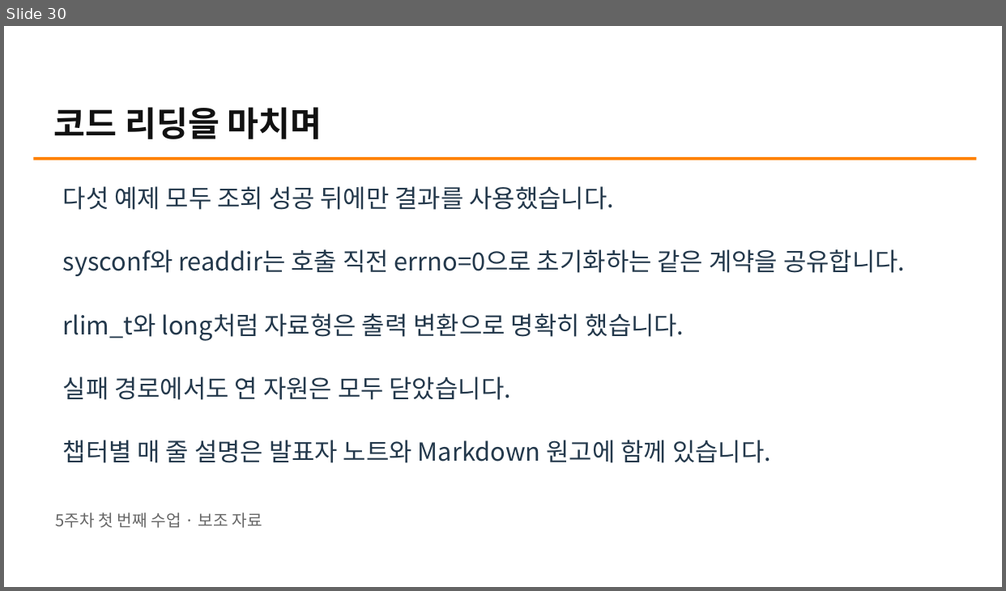
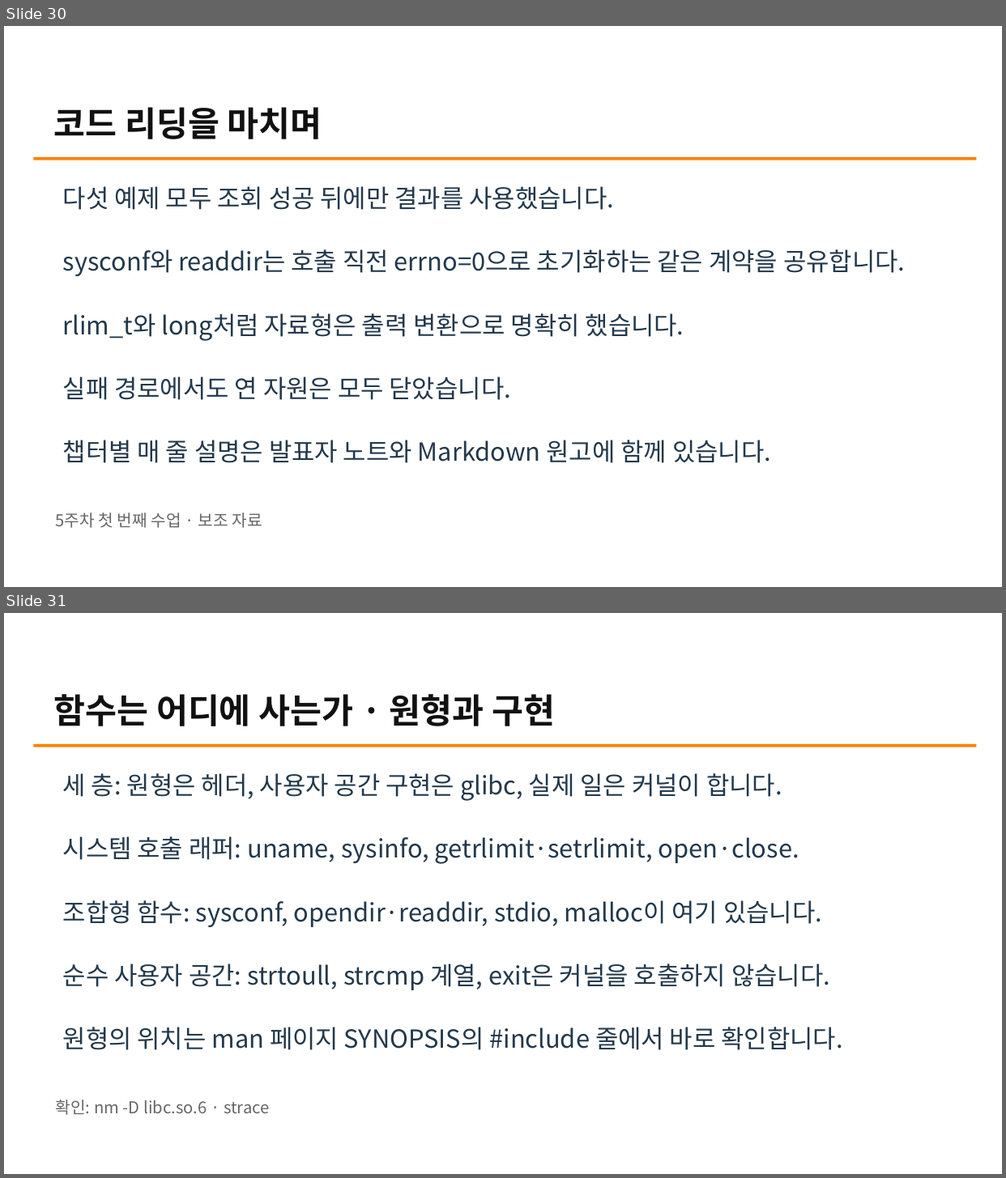
Before and after one commit to HimmelsscheibeVonNebra/2026_SystemProgramming, a slide deck: Presentations/class05-01-code.pptx. Shown one above the other, each under a label of ours: slide 30 before the commit, slides 30 and 31 after it. The pictures are 1006x591 and 1006x1178 pixels, drawn with LibreOffice and Linux fonts; fonts in the diff are those of the drawing. Boxes give left, top, right and bottom in pixels: in the first picture for what was removed or moved away, otherwise in the second. Text is boxed around its words. In the diff, an @@ line names an element or a change of style, - is before the commit and + after.

Commit message:
Add function location reference slides to code reading deck
- Deck grows to 32 slides: appendix maps each lab function to its
  declaration header, glibc implementation, and kernel implementation
- Kernel paths link through kernel.org stable (linux-7.2.y), verified
  2026-09-28: sysinfo now lives in kernel/sys.c, uname is newuname

```diff
--- a/Presentations/class05-01-code.pptx
+++ b/Presentations/class05-01-code.pptx
@@ slide 31 added at [4, 613, 1002, 1174], background #FFFFFF @@
@@ text added at [54, 694, 555, 726], 33 pt, text #111111, bold @@
+함수는 어디에 사는가 · 원형과 구현
@@ line added from (33, 746) to (977, 746), #FF8000 3 pt @@
@@ text added at [63, 773, 782, 801], 24 pt, text #23384B @@
+세 층: 원형은 헤더, 사용자 공간 구현은 glibc, 실제 일은 커널이 합니다.
@@ text added at [63, 837, 799, 864], 24 pt, text #23384B @@
+시스템 호출 래퍼: uname, sysinfo, getrlimit·setrlimit, open·close.
@@ text added at [63, 901, 822, 927], 24 pt, text #23384B @@
+조합형 함수: sysconf, opendir·readdir, stdio, malloc이 여기 있습니다.
@@ text added at [63, 964, 830, 990], 24 pt, text #23384B @@
+순수 사용자 공간: strtoull, strcmp 계열, exit은 커널을 호출하지 않습니다.
@@ text added at [63, 1027, 843, 1050], 24 pt, text #23384B @@
+원형의 위치는 man 페이지 SYNOPSIS의 #include 줄에서 바로 확인합니다.
@@ text added at [56, 1100, 270, 1115], 15.8 pt, text #666666 @@
+확인: nm -D libc.so.6 · strace
```
Also in this commit, not shown: 1 other slide added, 2 other files.
